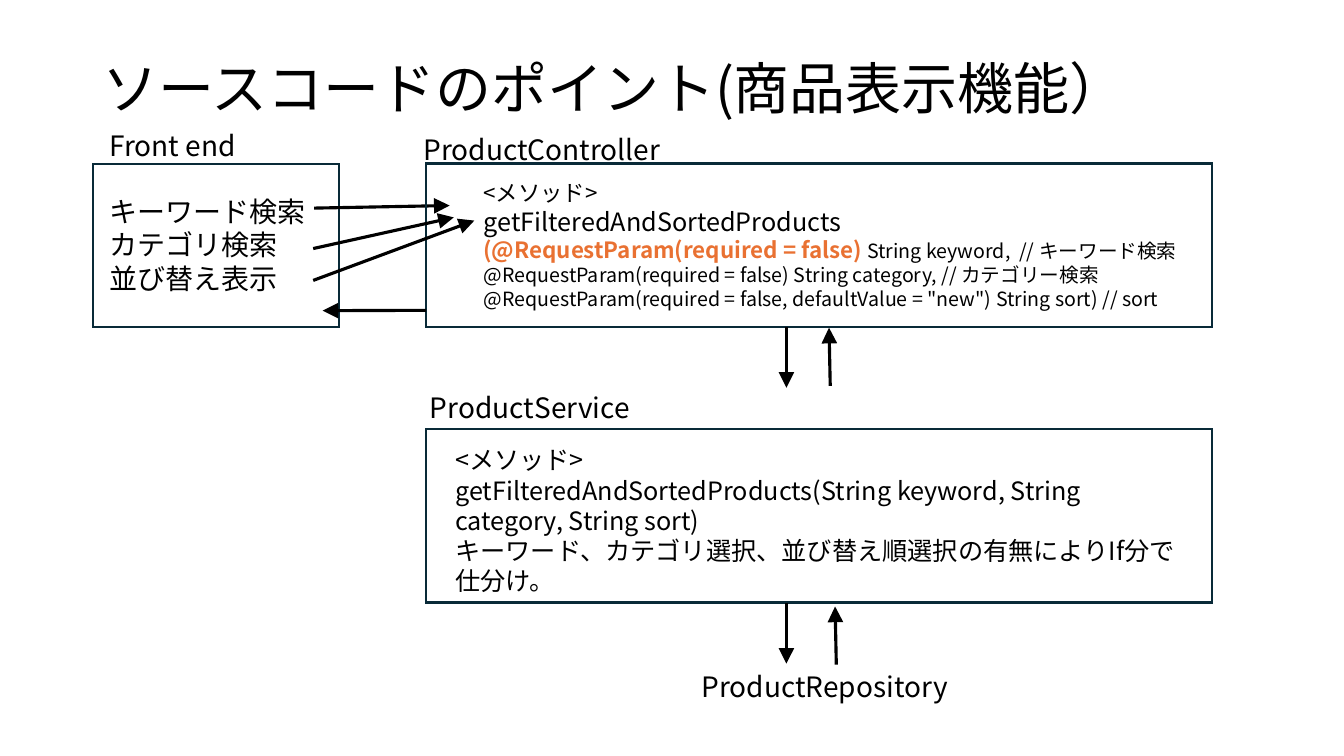
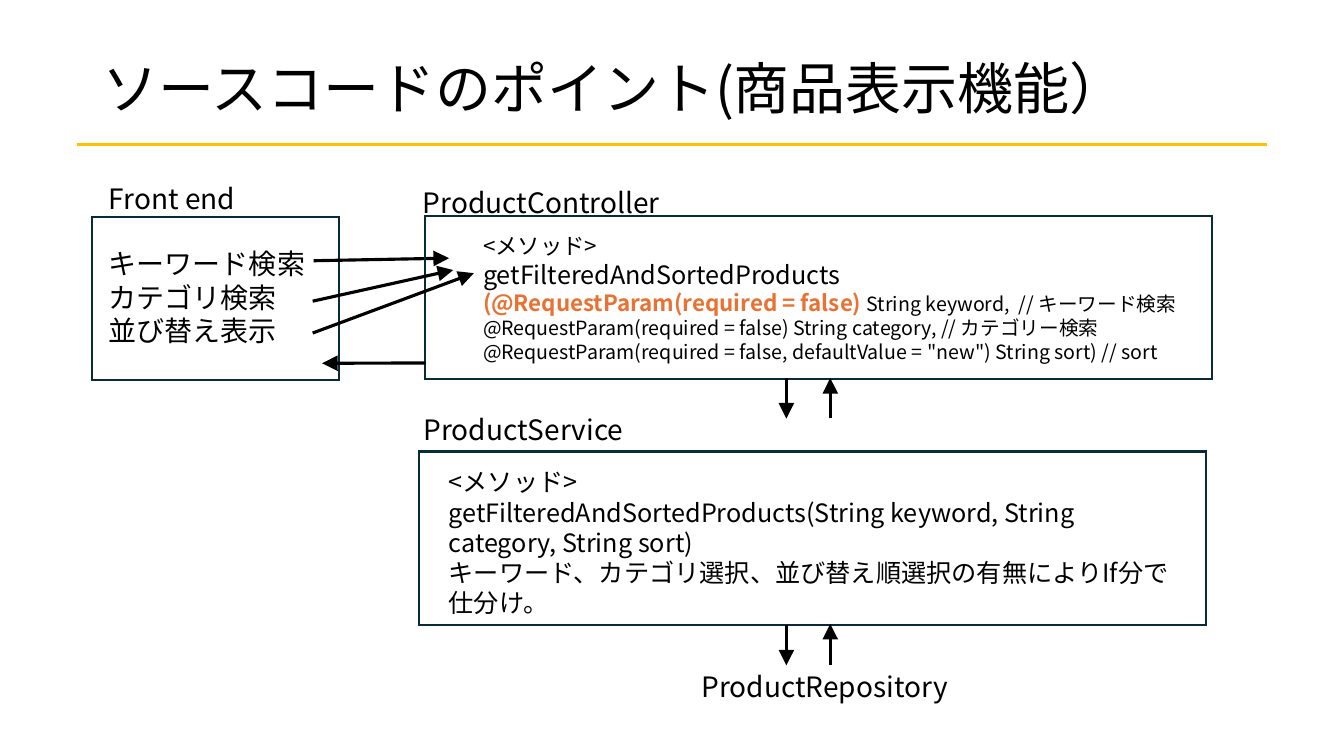
Before and after one commit to kadowakiyuya/simplezakka, a slide deck: slide 15 of 成果発表会/成果発表会.pptx (slide 16 before the commit). Drawn at 1344x756 pixels with LibreOffice and Linux fonts; fonts in the diff are those of the drawing. Boxes give left, top, right and bottom in pixels: in the first picture for what was removed or moved away, otherwise in the second. Text is boxed around its words. In the diff, an @@ line names an element or a change of style, - is before the commit and + after.

```diff
--- a/成果発表会/成果発表会.pptx
+++ b/成果発表会/成果発表会.pptx
@@ line added from (77, 144) to (1267, 144), #FFC000 1.75 pt @@
@@ 2 texts, 2 rectangles: place and size @@
-2 texts, 2 rectangles at <box>93,133,1212,328</box>
+2 texts, 2 rectangles at <box>93,186,1212,380</box>
@@ 4 arrows, 2 texts: place and size @@
-4 arrows, 2 texts at <box>109,137,660,311</box>
+4 arrows, 2 texts at <box>109,190,660,363</box>
@@ arrow moved from (786, 327) - (786, 388) to (786, 378) - (786, 418) @@
@@ arrow moved from (831, 386) - (829, 328) to (831, 418) - (831, 378) @@
@@ 2 texts, 1 rectangle: place and size @@
-2 texts, 1 rectangle at <box>425,395,1212,603</box>
+2 texts, 1 rectangle at <box>419,417,1206,625</box>
@@ arrow moved from (786, 603) - (786, 663) to (786, 625) - (786, 665) @@
@@ arrow moved from (837, 664) - (835, 607) to (831, 664) - (831, 624) @@
```
Also in this commit, not shown: 19 other slides changed, 2 slides added, 3 slides removed, 1 other file.
